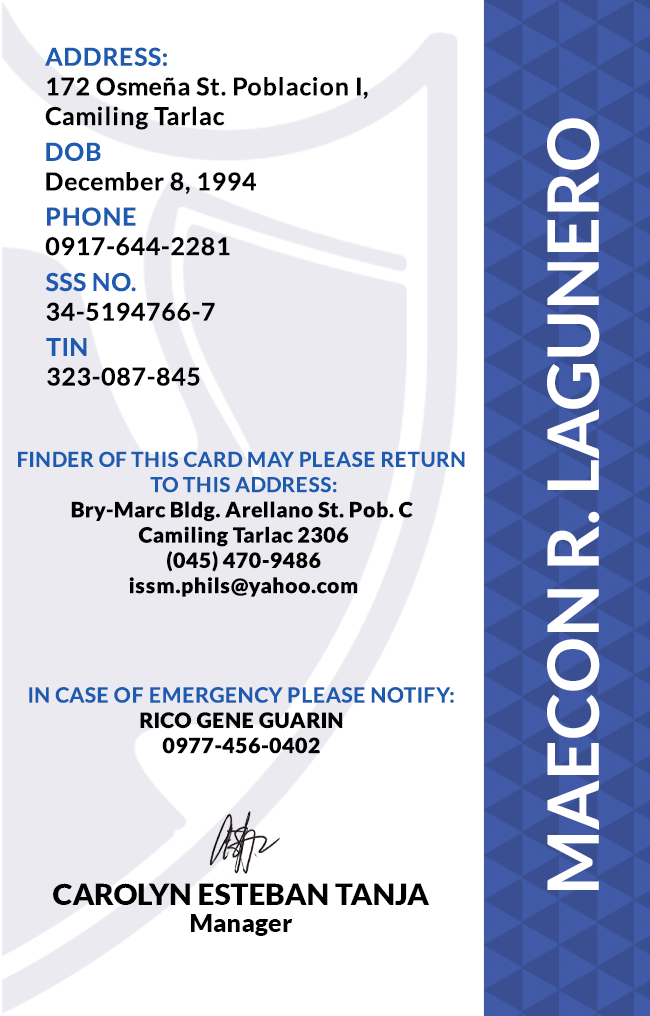
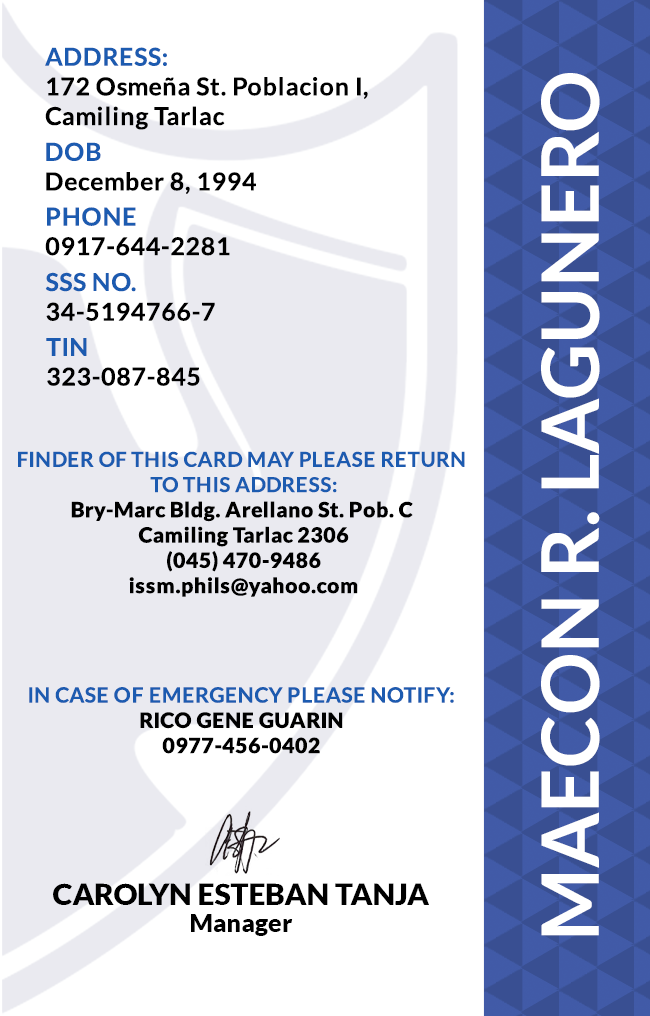
Layer changes from the first (650, 1016) image to the second:
painted on "MAECON R. LAGUNERO" over (541, 73, 600, 936)
